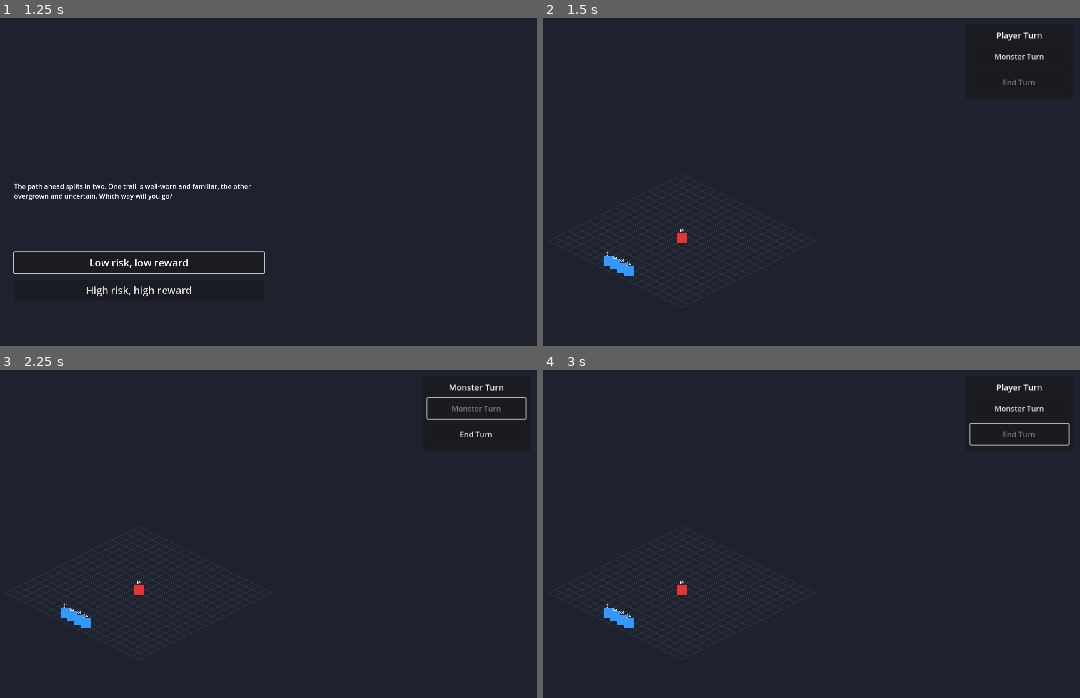
Above: before the commit, frames 1-4 (two rows, left to right).
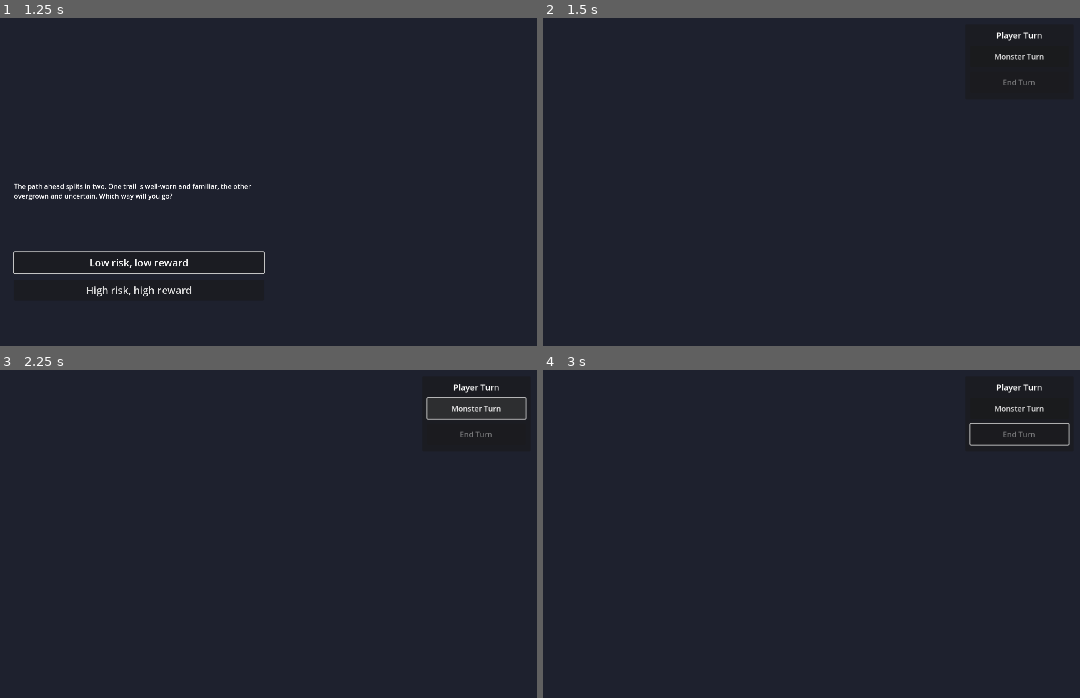
Above: after the commit, the same moments.

Repository: aartcmeijer-hash/silt-2
Game: Godot game, scene res://scenes/menus/main_menu.tscn
The game is run twice, just before and just after one commit, with the same random seed, the same clock (stepped at 60 frames per second) and the same inputs.
Inputs (mouse positions are in pixels of both pictures, inside the frame that each line leads up to):
- Up to frame 1 (1.25 s): click "Play" at 0.5 s
- Up to frame 2 (1.5 s): click "Low risk, low reward" at 1.25 s
- Up to frame 3 (2.25 s): click "Monster Turn" at 2 s
- Up to frame 4 (3 s): click (1020, 435) at 2.75 s, where only the run before the commit has a clickable "End Turn"

Frame 1 is identical in both runs. In frame 2, 1.3% of the frame differs, in the area x 1-51%, y 48-88%; in frame 3, 1.6%, in the area x 1-94%, y 4-88%; in frame 4, 1.3%.
Error after the commit: Parse Error: Value of type "Vector3" cannot be assigned to a variable of type "Vector2". (res://scripts/game/tactical_game_screen.gd:51)

Commit message:
feat: convert IsometricGrid to 3D with GridMap
Replace custom _draw() 2D rendering with GridMap using floor tiles.
Update coordinate conversion for 3D space with grid centered at origin.

Co-Authored-By: Claude Sonnet 4.5 <noreply@anthropic.com>

Diff:
--- a/scenes/game/isometric_grid.tscn
+++ b/scenes/game/isometric_grid.tscn
@@ -1,6 +1,12 @@
-[gd_scene load_steps=2 format=3 uid="uid://dsavo3ykrbovn"]
+[gd_scene load_steps=3 format=3 uid="uid://dsavo3ykrbovn"]
 
 [ext_resource type="Script" path="res://scripts/game/isometric_grid.gd" id="1_grid"]
+[ext_resource type="MeshLibrary" uid="uid://btcq4eaj5cru0" path="res://resources/mesh_libraries/grid_tiles.tres" id="2_mesh_library"]
 
-[node name="IsometricGrid" type="Node2D"]
+[node name="IsometricGrid" type="Node3D"]
 script = ExtResource("1_grid")
+
+[node name="GridMap" type="GridMap" parent="."]
+mesh_library = ExtResource("2_mesh_library")
+cell_size = Vector3(32, 32, 32)
+cell_center_y = false
--- a/scripts/game/isometric_grid.gd
+++ b/scripts/game/isometric_grid.gd
@@ -1,42 +1,40 @@
 class_name IsometricGrid
-extends Node2D
-## Renders a 20x20 isometric grid and provides coordinate conversion.
+extends Node3D
+## Renders a 20x20 isometric grid using GridMap and provides coordinate conversion.
 
 @export var grid_width: int = 20
 @export var grid_height: int = 20
-@export var tile_width: int = 32
-@export var tile_height: int = 16
-@export var line_color: Color = Color(0.3, 0.35, 0.4, 0.5)
+@export var tile_size: float = 32.0
+
+@onready var grid_map: GridMap = $GridMap
 
 
-func _draw() -> void:
-	_draw_grid()
+func _ready() -> void:
+	_populate_grid()
 
 
-func _draw_grid() -> void:
-	for x in range(grid_width + 1):
-		var start := grid_to_world(x, 0)
-		var end := grid_to_world(x, grid_height)
-		draw_line(start, end, line_color)
+func _populate_grid() -> void:
+	# Center grid at origin by offsetting
+	var offset_x := -grid_width / 2
+	var offset_z := -grid_height / 2
 
-	for y in range(grid_height + 1):
-		var start := grid_to_world(0, y)
-		var end := grid_to_world(grid_width, y)
-		draw_line(start, end, line_color)
+	for x in range(grid_width):
+		for z in range(grid_height):
+			grid_map.set_cell_item(Vector3i(x + offset_x, 0, z + offset_z), 0)
 
 
-func grid_to_world(grid_x: int, grid_y: int) -> Vector2:
-	var world_x := (grid_x - grid_y) * (tile_width / 2)
-	var world_y := (grid_x + grid_y) * (tile_height / 2)
-	return Vector2(world_x, world_y)
+func grid_to_world(grid_x: int, grid_y: int) -> Vector3:
+	var offset_x := -grid_width / 2
+	var offset_z := -grid_height / 2
+	return Vector3((grid_x + offset_x) * tile_size, 0, (grid_y + offset_z) * tile_size)
 
 
-func world_to_grid(world_pos: Vector2) -> Vector2i:
-	var half_tile_w := tile_width / 2.0
-	var half_tile_h := tile_height / 2.0
-	var grid_x := int((world_pos.x / half_tile_w + world_pos.y / half_tile_h) / 2.0)
-	var grid_y := int((world_pos.y / half_tile_h - world_pos.x / half_tile_w) / 2.0)
-	return Vector2i(grid_x, grid_y)
+func world_to_grid(world_pos: Vector3) -> Vector2i:
+	var offset_x := -grid_width / 2
+	var offset_z := -grid_height / 2
+	var grid_x := int(round(world_pos.x / tile_size)) - offset_x
+	var grid_z := int(round(world_pos.z / tile_size)) - offset_z
+	return Vector2i(grid_x, grid_z)
 
 
 func get_grid_center() -> Vector2i:
